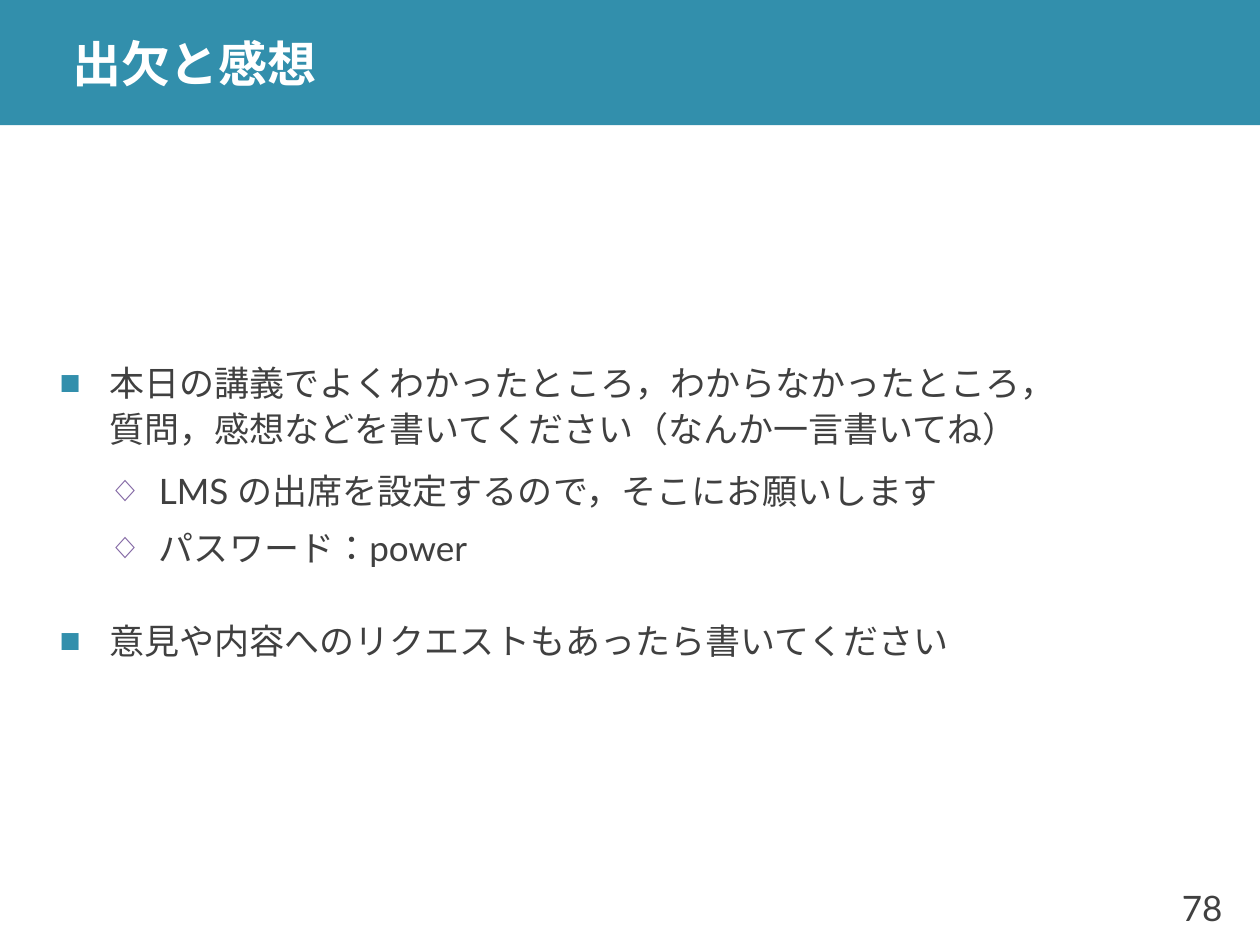
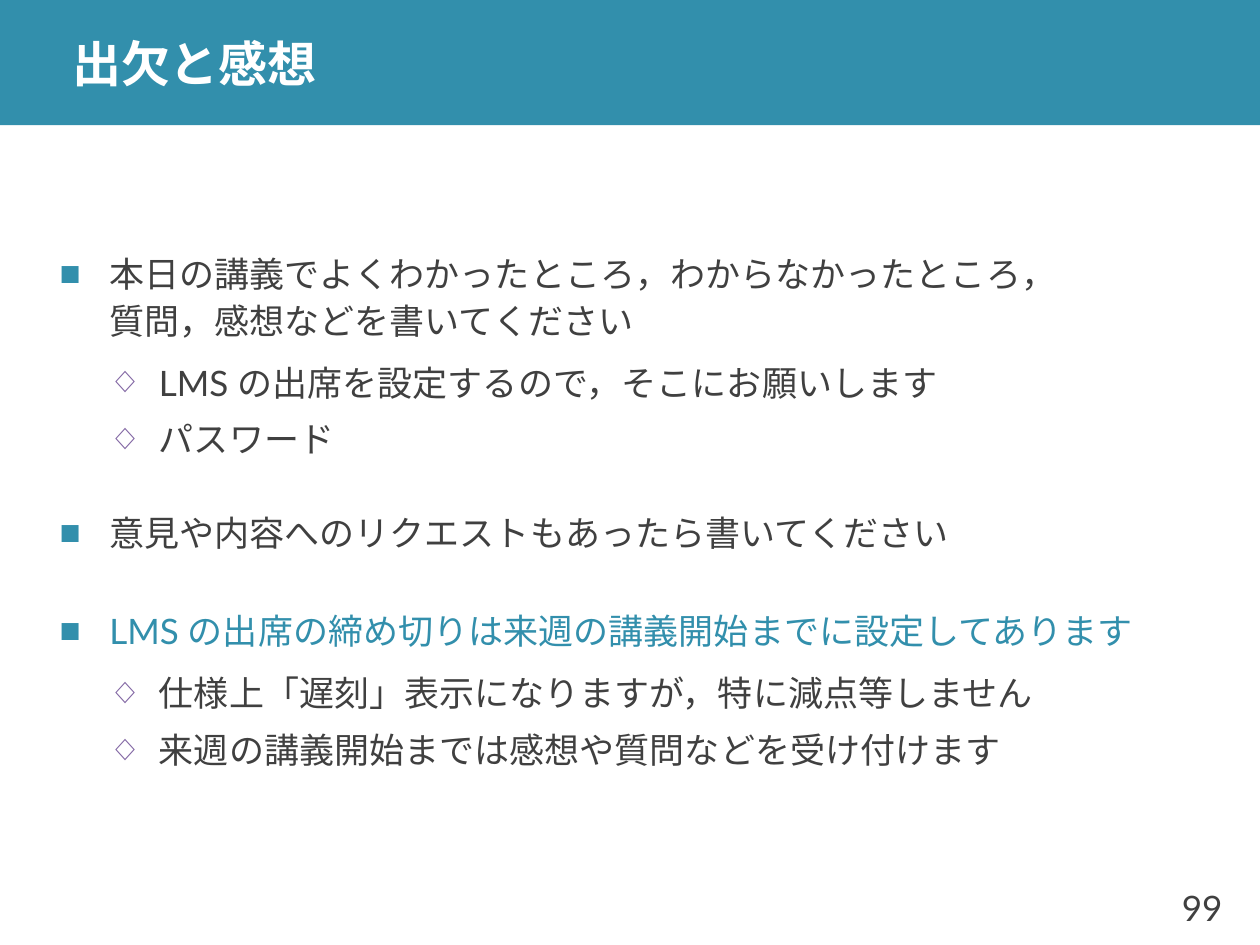
Before and after one commit to shioyadan/advanced-computer-organization, a slide deck: slide 99 of aco-shioya-03.pptx (slide 78 before the commit). Drawn at 1260x945 pixels with LibreOffice and Linux fonts; fonts in the diff are those of the drawing. Boxes give left, top, right and bottom in pixels: in the first picture for what was removed or moved away, otherwise in the second. Text is boxed around its words. In the diff, an @@ line names an element or a change of style, - is before the commit and + after.

```diff
--- a/aco-shioya-03.pptx
+++ b/aco-shioya-03.pptx
@@ text at (109, 257, 1056, 338): text changed @@
-■ 本日の講義でよくわかったところ，わからなかったところ，
-  質問，感想などを書いてください（なんか一言書いてね）
+■ 本日の講義でよくわかったところ，わからなかったところ，
+  質問，感想などを書いてください
@@ text at (159, 423, 334, 454): text changed @@
-  ◇ パスワード：power
+  ◇ パスワード
@@ text at (109, 614, 1133, 766): paragraphs added @@
+■ LMS の出席の締め切りは来週の講義開始までに設定してあります
+  ◇ 仕様上「遅刻」表示になりますが，特に減点等しません
+  ◇ 来週の講義開始までは感想や質問などを受け付けます
@@ page number at (1182, 895, 1223, 921): text changed @@
-78
+99
```
Also in this commit, not shown: 14 other slides changed, 22 slides added, 1 slide removed, 1 other file.
